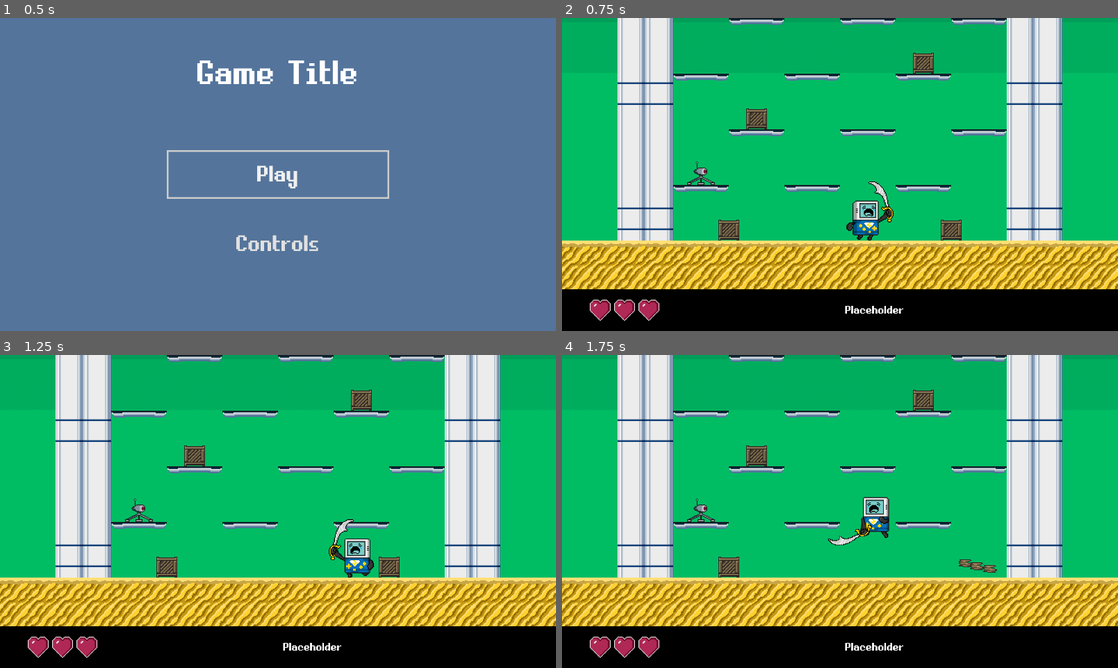
Above: before the commit, frames 1-4 (two rows, left to right).
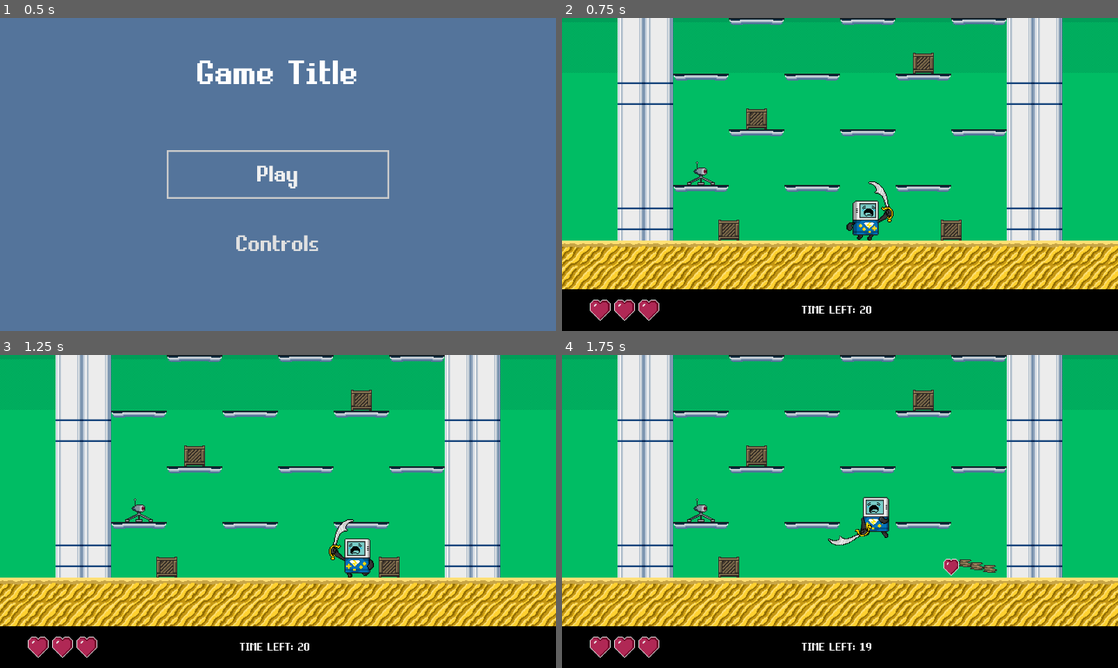
Above: after the commit, the same moments.

Repository: svntax/MetaBoyJam-2022
Game: Godot game, scene res://TitleScreen.tscn
The game is run twice, just before and just after one commit, with the same random seed, the same clock (stepped at 60 frames per second) and the same inputs.
Inputs:
- Up to frame 1 (0.5 s): no input
- Up to frame 2 (0.75 s): click "Play" at 0.5 s
- Up to frame 3 (1.25 s): no input
- Up to frame 4 (1.75 s): hold Right (move_right) from 1.28 s (still down); tap X (action) at 1.35 s; tap Z (jump) at 1.52 s

Frame 1 is identical in both runs. In frame 2, 0.2% of the frame differs, in the area x 43-62%, y 92-95%; in frame 3, 0.2%; in frame 4, 0.4%, in the area x 43-72%, y 65-95%.

Commit message:
Added time limit system and powerups.

Diff:
--- a/BreakableObjects/Crate.gd
+++ b/BreakableObjects/Crate.gd
@@ -2,6 +2,14 @@
 
 const CratePieceV = preload("res://BreakableObjects/CratePieceV.tscn")
 #const CratePieceD = preload("res://BreakableObjects/CratePieceD.tscn")
+
+const ClockPowerup = preload("res://Powerups/ClockPowerup.tscn")
+const HeartPowerup = preload("res://Powerups/HeartPowerup.tscn")
+
+onready var powerups_pool = [
+	ClockPowerup,
+	HeartPowerup
+]
 
 func take_damage(damage_data: Dictionary) -> void:
 	var source_obj = damage_data.get("source_object", null)
@@ -19,6 +27,8 @@
 		var vy = rand_range(-48, -24)
 		debris.apply_central_impulse(Vector2(vx, vy))
 
+	spawn_powerup()
+
 	queue_free()
 
 func spawn_broken_piece() -> RigidBody2D:
@@ -33,3 +43,9 @@
 	get_tree().get_root().get_node("Gameplay").add_child(debris)
 
 	return debris
+
+func spawn_powerup() -> void:
+	var choice = randi() % powerups_pool.size()
+	var powerup = powerups_pool[choice].instance()
+	powerup.global_position = global_position
+	get_tree().get_root().get_node("Gameplay").add_child(powerup)
--- a/Gameplay.gd
+++ b/Gameplay.gd
@@ -2,14 +2,52 @@
 
 onready var health_ui = get_node("%HealthUI")
 onready var game_over_menu = get_node("%GameOverMenu")
+onready var time_label = get_node("%TimeLabel")
 onready var player = $MetaBoy
 
+# In seconds
+onready var time_left = 20
+onready var countdown_timer: Timer
+
 func _ready():
+	countdown_timer = Timer.new()
+	countdown_timer.wait_time = 1
+	countdown_timer.one_shot = true
+	countdown_timer.connect("timeout", self, "_on_countdown_timer_timeout")
+	time_label.add_child(countdown_timer)
+	countdown_timer.start()
+	update_time()
+
 	health_ui.connect("out_of_hp", self, "_on_death")
 	player.connect("health_changed", self, "_on_player_health_changed")
+	player.connect("time_added", self, "_on_time_added")
 
 func _on_player_health_changed(new_hp: int) -> void:
 	health_ui.set_health(new_hp)
 
+func _on_time_added(amount: int) -> void:
+	time_left += amount
+	update_time()
+
+# Syncs the time label to display time_left
+func update_time() -> void:
+	time_label.set_text("TIME LEFT: " + str(time_left))
+
+func _on_countdown_timer_timeout() -> void:
+	if not player.is_alive():
+		return
+
+	time_left -= 1
+	update_time()
+	if time_left > 0:
+		countdown_timer.start()
+	else:
+		ran_out_of_time()
+
+func ran_out_of_time() -> void:
+	player.kill()
+	game_over_menu.header_label.set_text("OUT OF TIME!")
+	game_over_menu.display()
+
 func _on_death() -> void:
 	game_over_menu.display()
--- a/Gameplay.tscn
+++ b/Gameplay.tscn
@@ -185,7 +185,16 @@
 margin_top = 312.0
 margin_right = 648.0
 margin_bottom = 360.0
+theme = ExtResource( 13 )
 color = Color( 0, 0, 0, 1 )
+
+[node name="TimeLabel" type="Label" parent="UILayer/PanelBg"]
+unique_name_in_owner = true
+margin_left = 284.0
+margin_right = 379.0
+margin_bottom = 48.0
+text = "TIME LEFT: 123"
+valign = 1
 
 [node name="HealthUI" parent="UILayer" instance=ExtResource( 10 )]
 unique_name_in_owner = true
@@ -194,20 +203,6 @@
 margin_right = 56.0
 margin_bottom = 348.0
 
-[node name="Control" type="CenterContainer" parent="UILayer"]
-margin_left = 322.0
-margin_top = 312.0
-margin_right = 399.0
-margin_bottom = 360.0
-theme = ExtResource( 13 )
-
-[node name="Label" type="Label" parent="UILayer/Control"]
-margin_left = 4.0
-margin_top = 16.0
-margin_right = 72.0
-margin_bottom = 32.0
-text = "Placeholder"
-
 [node name="CenterContainer" type="CenterContainer" parent="UILayer"]
 margin_right = 640.0
 margin_bottom = 312.0
--- a/MetaBoy/HealthUI.gd
+++ b/MetaBoy/HealthUI.gd
@@ -2,6 +2,7 @@
 
 signal out_of_hp()
 
+const MAX_HEALTH_CAP = 7
 onready var max_health = 3
 onready var current_health = 3
 
@@ -23,3 +24,7 @@
 	if hp <= 0:
 		hp = 0
 		emit_signal("out_of_hp")
+
+func add_heart() -> void:
+	max_health += 1
+	set_health(current_health + 1)
--- a/MetaBoy/MetaBoy.gd
+++ b/MetaBoy/MetaBoy.gd
@@ -10,6 +10,7 @@
 }
 
 signal health_changed(new_hp)
+signal time_added(amount)
 
 onready var input_controls
 
@@ -23,6 +24,7 @@
 onready var max_jumps = 2
 onready var jump_count = 0
 onready var hp = 3
+onready var max_hp = 3
 
 onready var velocity = Vector2()
 onready var face_direction = 1
@@ -175,9 +177,34 @@
 	if hp <= 0:
 		state_machine.set_state(state_machine.States.DEAD)
 
-
 func can_take_damage() -> bool:
 	return damage_flash_timer.is_stopped()
+
+func heal(amount: int) -> void:
+	if hp <= 0:
+		# Can't heal a dead player
+		return
+
+	if amount <= 0:
+		amount = 1
+
+	hp += amount
+	if hp > max_hp:
+		hp = max_hp
+	# TODO: heal animation
+	emit_signal("health_changed", hp)
+
+# Instantly kills the player. Used by the game timer to kill the player when time runs out.
+# Note: does not emit the health_changed signal
+func kill() -> void:
+	hp = 0
+	state_machine.set_state(state_machine.States.DEAD)
+
+func is_alive() -> bool:
+	return state_machine.state != state_machine.States.DEAD
+
+func add_time(amount: int) -> void:
+	emit_signal("time_added", amount)
 
 func _on_SwordDamageArea_body_entered(other_body):
 	if other_body == self:
--- /dev/null
+++ b/Powerups/ClockPowerup.gd
@@ -0,0 +1,23 @@
+extends Area2D
+
+onready var animation_player = $AnimationPlayer
+onready var time_text_root = $TimeTextRoot
+
+onready var player = get_tree().get_nodes_in_group("Players")[0]
+onready var time_bonus = 5
+onready var was_collected = false
+
+func _ready():
+	time_text_root.hide()
+	animation_player.play("hover")
+	connect("body_entered", self, "_on_body_entered")
+
+func _on_body_entered(body):
+	if body == player and !was_collected:
+		player.add_time(time_bonus)
+		animation_player.play("collect")
+		was_collected = true
+
+func _on_AnimationPlayer_animation_finished(anim_name):
+	if anim_name == "collect":
+		queue_free()
--- /dev/null
+++ b/Powerups/ClockPowerup.tscn
@@ -0,0 +1,177 @@
+[gd_scene load_steps=8 format=2]
+
+[ext_resource path="res://Powerups/clock.png" type="Texture" id=1]
+[ext_resource path="res://Powerups/ClockPowerup.gd" type="Script" id=2]
+[ext_resource path="res://UI/MainUITheme.tres" type="Theme" id=3]
+
+[sub_resource type="CircleShape2D" id=1]
+
+[sub_resource type="Animation" id=2]
+length = 0.001
+tracks/0/type = "value"
+tracks/0/path = NodePath("Sprite:position")
+tracks/0/interp = 1
+tracks/0/loop_wrap = true
+tracks/0/imported = false
+tracks/0/enabled = true
+tracks/0/keys = {
+"times": PoolRealArray( 0 ),
+"transitions": PoolRealArray( 1 ),
+"update": 0,
+"values": [ Vector2( 0, 0 ) ]
+}
+tracks/1/type = "value"
+tracks/1/path = NodePath("TimeTextRoot:visible")
+tracks/1/interp = 1
+tracks/1/loop_wrap = true
+tracks/1/imported = false
+tracks/1/enabled = true
+tracks/1/keys = {
+"times": PoolRealArray( 0 ),
+"transitions": PoolRealArray( 1 ),
+"update": 0,
+"values": [ true ]
+}
+tracks/2/type = "value"
+tracks/2/path = NodePath("Sprite:visible")
+tracks/2/interp = 1
+tracks/2/loop_wrap = true
+tracks/2/imported = false
+tracks/2/enabled = true
+tracks/2/keys = {
+"times": PoolRealArray( 0 ),
+"transitions": PoolRealArray( 1 ),
+"update": 1,
+"values": [ true ]
+}
+tracks/3/type = "value"
+tracks/3/path = NodePath("TimeTextRoot:position")
+tracks/3/interp = 1
+tracks/3/loop_wrap = true
+tracks/3/imported = false
+tracks/3/enabled = true
+tracks/3/keys = {
+"times": PoolRealArray( 0 ),
+"transitions": PoolRealArray( 1 ),
+"update": 0,
+"values": [ Vector2( 0, 0 ) ]
+}
+tracks/4/type = "value"
+tracks/4/path = NodePath("TimeTextRoot:modulate")
+tracks/4/interp = 1
+tracks/4/loop_wrap = true
+tracks/4/imported = false
+tracks/4/enabled = true
+tracks/4/keys = {
+"times": PoolRealArray( 0 ),
+"transitions": PoolRealArray( 1 ),
+"update": 0,
+"values": [ Color( 1, 1, 1, 1 ) ]
+}
+
+[sub_resource type="Animation" id=4]
+resource_name = "collect"
+tracks/0/type = "value"
+tracks/0/path = NodePath("Sprite:visible")
+tracks/0/interp = 1
+tracks/0/loop_wrap = true
+tracks/0/imported = false
+tracks/0/enabled = true
+tracks/0/keys = {
+"times": PoolRealArray( 0 ),
+"transitions": PoolRealArray( 1 ),
+"update": 1,
+"values": [ false ]
+}
+tracks/1/type = "value"
+tracks/1/path = NodePath("TimeTextRoot:position")
+tracks/1/interp = 1
+tracks/1/loop_wrap = true
+tracks/1/imported = false
+tracks/1/enabled = true
+tracks/1/keys = {
+"times": PoolRealArray( 0, 0.2, 0.4, 0.6 ),
+"transitions": PoolRealArray( 1, 1, 1, 1 ),
+"update": 0,
+"values": [ Vector2( 0, 0 ), Vector2( 0, -8 ), Vector2( 0, -14 ), Vector2( 0, -18 ) ]
+}
+tracks/2/type = "value"
+tracks/2/path = NodePath("TimeTextRoot:modulate")
+tracks/2/interp = 1
+tracks/2/loop_wrap = true
+tracks/2/imported = false
+tracks/2/enabled = true
+tracks/2/keys = {
+"times": PoolRealArray( 0, 0.1, 0.2, 0.3, 0.4, 0.5, 0.6, 0.7, 0.8 ),
+"transitions": PoolRealArray( 1, 1, 1, 1, 1, 1, 1, 1, 1 ),
+"update": 1,
+"values": [ Color( 1, 1, 1, 1 ), Color( 1, 0.847059, 0, 1 ), Color( 1, 1, 1, 1 ), Color( 1, 0.847059, 0, 1 ), Color( 1, 1, 1, 1 ), Color( 1, 0.847059, 0, 1 ), Color( 1, 1, 1, 1 ), Color( 1, 0.847059, 0, 1 ), Color( 1, 1, 1, 1 ) ]
+}
+
+[sub_resource type="Animation" id=3]
+resource_name = "hover"
+length = 0.8
+loop = true
+tracks/0/type = "value"
+tracks/0/path = NodePath("Sprite:position")
+tracks/0/interp = 2
+tracks/0/loop_wrap = true
+tracks/0/imported = false
+tracks/0/enabled = true
+tracks/0/keys = {
+"times": PoolRealArray( 0, 0.2, 0.4, 0.6, 0.8 ),
+"transitions": PoolRealArray( 1, 1, 1, 1, 1 ),
+"update": 0,
+"values": [ Vector2( 0, 0 ), Vector2( 0, -2 ), Vector2( 0, 0 ), Vector2( 0, 2 ), Vector2( 0, 0 ) ]
+}
+tracks/1/type = "value"
+tracks/1/path = NodePath("Sprite:visible")
+tracks/1/interp = 1
+tracks/1/loop_wrap = true
+tracks/1/imported = false
+tracks/1/enabled = true
+tracks/1/keys = {
+"times": PoolRealArray( 0 ),
+"transitions": PoolRealArray( 1 ),
+"update": 1,
+"values": [ true ]
+}
+tracks/2/type = "value"
+tracks/2/path = NodePath("TimeTextRoot:visible")
+tracks/2/interp = 1
+tracks/2/loop_wrap = true
+tracks/2/imported = false
+tracks/2/enabled = true
+tracks/2/keys = {
+"times": PoolRealArray( 0 ),
+"transitions": PoolRealArray( 1 ),
+"update": 1,
+"values": [ false ]
+}
+
+[node name="ClockPowerup" type="Area2D"]
+script = ExtResource( 2 )
+
+[node name="Sprite" type="Sprite" parent="."]
+texture = ExtResource( 1 )
+
+[node name="CollisionShape2D" type="CollisionShape2D" parent="."]
+position = Vector2( 0, 1 )
+shape = SubResource( 1 )
+
+[node name="AnimationPlayer" type="AnimationPlayer" parent="."]
+anims/RESET = SubResource( 2 )
+anims/collect = SubResource( 4 )
+anims/hover = SubResource( 3 )
+
+[node name="TimeTextRoot" type="Node2D" parent="."]
+
+[node name="TimeLabel" type="Label" parent="TimeTextRoot"]
+margin_left = -7.0
+margin_top = -7.0
+margin_right = 7.0
+margin_bottom = 9.0
+theme = ExtResource( 3 )
+text = "+5"
+
+[connection signal="animation_finished" from="AnimationPlayer" to="." method="_on_AnimationPlayer_animation_finished"]
--- /dev/null
+++ b/Powerups/HeartPowerup.gd
@@ -0,0 +1,15 @@
+extends Area2D
+
+onready var animation_player = $AnimationPlayer
+
+onready var player = get_tree().get_nodes_in_group("Players")[0]
+onready var hp_amount = 1
+
+func _ready():
+	animation_player.play("hover")
+	connect("body_entered", self, "_on_body_entered")
+
+func _on_body_entered(body):
+	if body == player:
+		player.heal(hp_amount)
+		queue_free()
--- /dev/null
+++ b/Powerups/HeartPowerup.tscn
@@ -0,0 +1,51 @@
+[gd_scene load_steps=6 format=2]
+
+[ext_resource path="res://Powerups/HeartPowerup.gd" type="Script" id=1]
+[ext_resource path="res://Powerups/heart_powerup.png" type="Texture" id=2]
+
+[sub_resource type="CircleShape2D" id=1]
+
+[sub_resource type="Animation" id=2]
+length = 0.001
+tracks/0/type = "value"
+tracks/0/path = NodePath("Sprite:position")
+tracks/0/interp = 1
+tracks/0/loop_wrap = true
+tracks/0/imported = false
+tracks/0/enabled = true
+tracks/0/keys = {
+"times": PoolRealArray( 0 ),
+"transitions": PoolRealArray( 1 ),
+"update": 0,
+"values": [ Vector2( 0, 0 ) ]
+}
+
+[sub_resource type="Animation" id=3]
+resource_name = "hover"
+length = 0.8
+loop = true
+tracks/0/type = "value"
+tracks/0/path = NodePath("Sprite:position")
+tracks/0/interp = 2
+tracks/0/loop_wrap = true
+tracks/0/imported = false
+tracks/0/enabled = true
+tracks/0/keys = {
+"times": PoolRealArray( 0, 0.2, 0.4, 0.6, 0.8 ),
+"transitions": PoolRealArray( 1, 1, 1, 1, 1 ),
+"update": 0,
+"values": [ Vector2( 0, 0 ), Vector2( 0, -2 ), Vector2( 0, 0 ), Vector2( 0, 2 ), Vector2( 0, 0 ) ]
+}
+
+[node name="HeartPowerup" type="Area2D"]
+script = ExtResource( 1 )
+
+[node name="Sprite" type="Sprite" parent="."]
+texture = ExtResource( 2 )
+
+[node name="CollisionShape2D" type="CollisionShape2D" parent="."]
+shape = SubResource( 1 )
+
+[node name="AnimationPlayer" type="AnimationPlayer" parent="."]
+anims/RESET = SubResource( 2 )
+anims/hover = SubResource( 3 )
--- a/TowerArea/Rooms/Room00.tscn
+++ b/TowerArea/Rooms/Room00.tscn
@@ -6,7 +6,7 @@
 
 [node name="Room00" instance=ExtResource( 3 )]
 
-[node name="PlatformsTileMap" parent="." index="2"]
+[node name="PlatformsTileMap" parent="." index="4"]
 tile_data = PoolIntArray( 12, 0, 0, 13, 1, 0, 14, 1, 0, 15, 2, 0, 20, 0, 0, 21, 1, 0, 22, 1, 0, 23, 2, 0, 28, 0, 0, 29, …(531 unchanged characters)…
 
 [node name="Crate" parent="Crates" index="0" instance=ExtResource( 1 )]
--- a/TowerArea/Rooms/Room01.tscn
+++ b/TowerArea/Rooms/Room01.tscn
@@ -6,7 +6,7 @@
 
 [node name="Room01" instance=ExtResource( 1 )]
 
-[node name="PlatformsTileMap" parent="." index="2"]
+[node name="PlatformsTileMap" parent="." index="4"]
 tile_data = PoolIntArray( 10, 0, 0, 11, 1, 0, 12, 1, 0, 13, 1, 0, 14, 1, 0, 15, 1, 0, 16, 1, 0, 17, 1, 0, 18, 1, 0, 19, …(667 unchanged characters)…
 
 [node name="Crate" parent="Crates" index="0" instance=ExtResource( 3 )]
Binary file added: Powerups/clock.png
Not shown, added: Powerups/clock.png.import
Binary file added: Powerups/heart_powerup.png
Not shown, added: Powerups/heart_powerup.png.import
